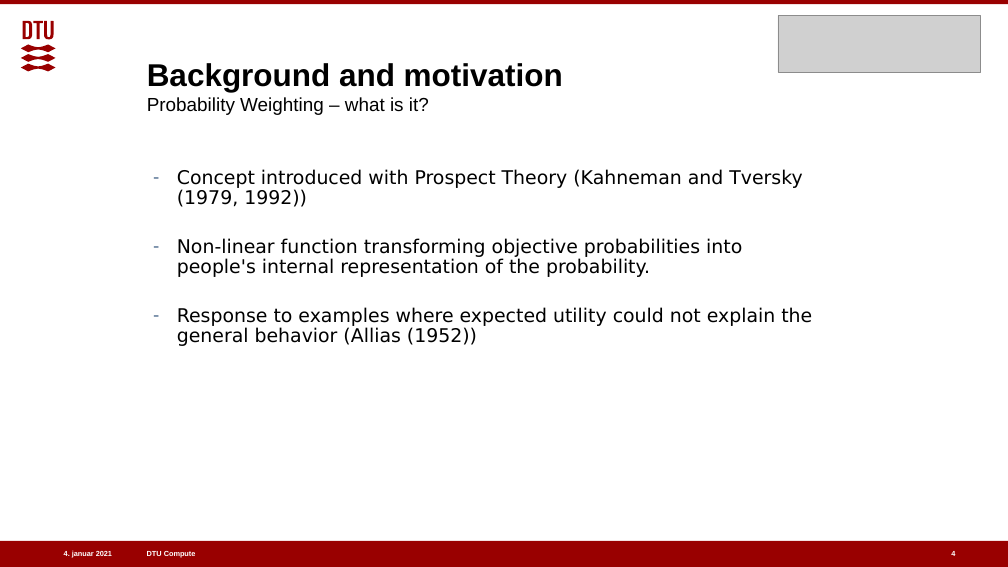
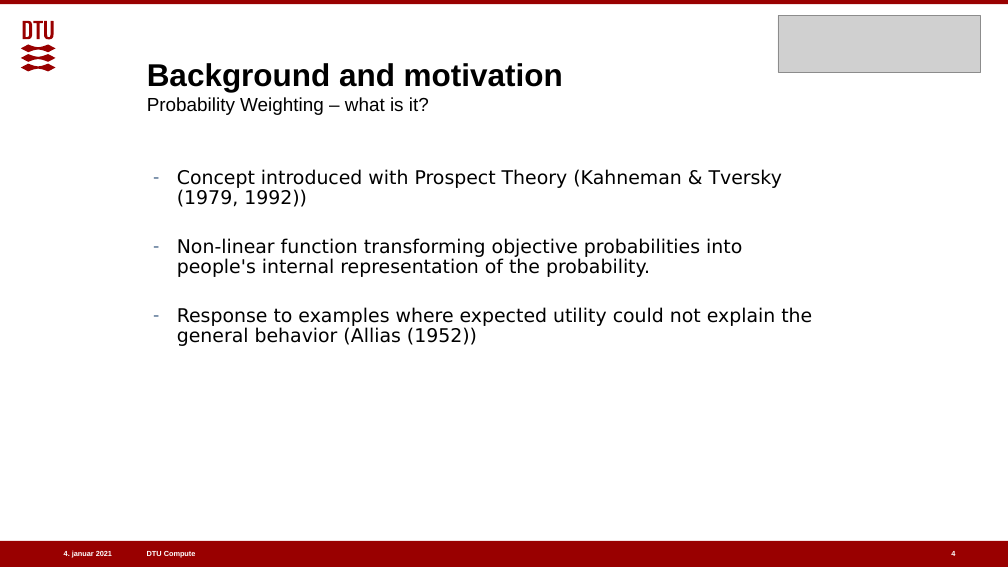
Before and after one commit to benj1003/Comparing-normative-and-descriptive-models-of-probability-weighting, a slide deck: slide 4 of Presentations/Oral defence 07-01-2021.pptx. Drawn at 1008x567 pixels with LibreOffice and Linux fonts; fonts in the diff are those of the drawing; grey boxes stand for pictures. Boxes give left, top, right and bottom in pixels: in the first picture for what was removed or moved away, otherwise in the second. Text is boxed around its words. In the diff, an @@ line names an element or a change of style, - is before the commit and + after.

```diff
--- a/Presentations/Oral defence 07-01-2021.pptx
+++ b/Presentations/Oral defence 07-01-2021.pptx
@@ text at [177,169,782,207]: text changed @@
-– Concept introduced with Prospect Theory (Kahneman and Tversky (1979, 1992))
+– Concept introduced with Prospect Theory (Kahneman & Tversky (1979, 1992))
```
Also in this commit, not shown: 5 other slides changed, 16 slides added.
